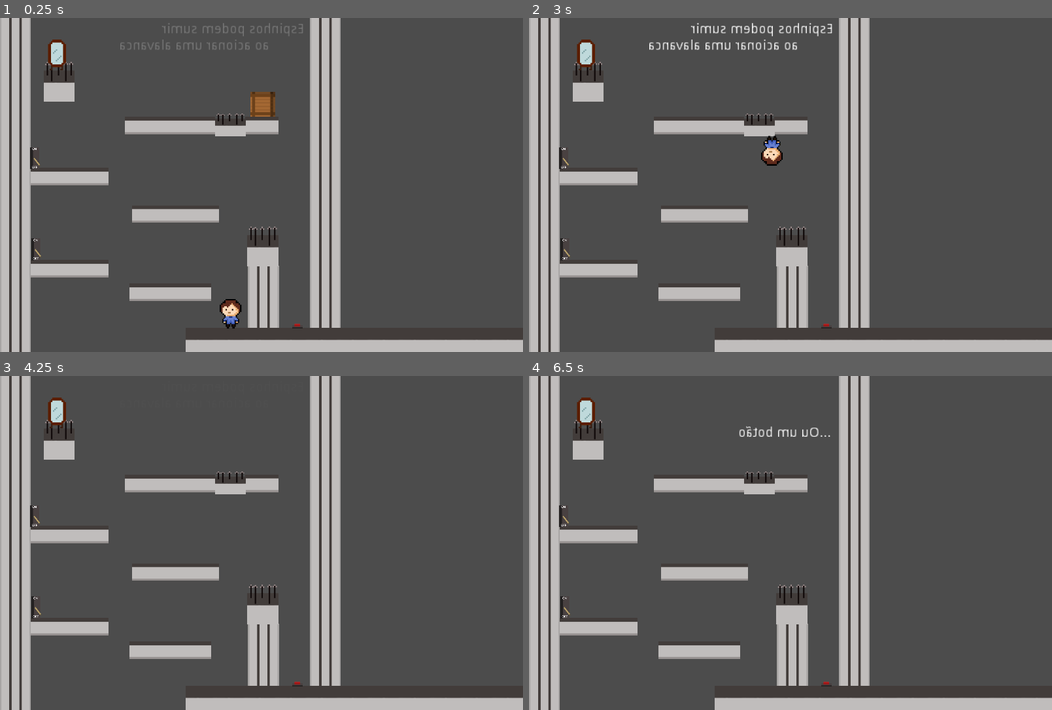
Above: before the commit, frames 1-4 (two rows, left to right).
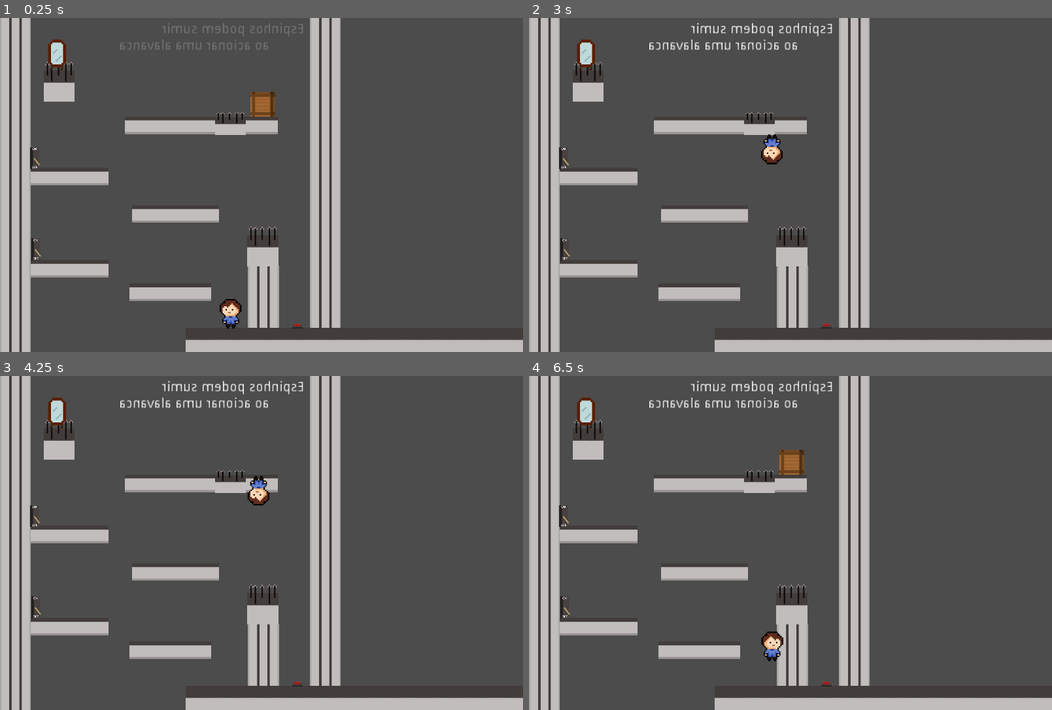
Above: after the commit, the same moments.

Repository: papukweh/Sohlepse
Game: Godot game, scene res://Stages/stage9.tscn
The game is run twice, just before and just after one commit, with the same random seed, the same clock (stepped at 60 frames per second) and the same inputs. This scene is started directly instead of the project's main scene.
Inputs:
- Up to frame 1 (0.25 s): no input
- Up to frame 2 (3 s): tap Enter (ui_accept) at 0.5 s; hold Right (move_right) 0.53-1.28 s; tap F (play) at 0.6, 1.55, 2.3 s; tap Up (jump) at 0.77, 1.52 s; hold Down (move_down) 1.28-2.03 s; tap H (change-h) at 1.35 s; hold Right (move_right) from 2.03 s (still down); tap V (change-v) at 2.1 s; tap E (interact) at 2.85 s
- Up to frame 3 (4.25 s): tap Up (jump) at 3.02, 3.77 s; tap F (play) at 3.05, 3.6 s; release Right (move_right) at 3.53 s; hold Left (move_left) from 3.53 s (still down)
- Up to frame 4 (6.5 s): tap G (record) at 4.35 s; tap Up (jump) at 4.52, 6.02 s; tap F (play) at 4.55, 5.1, 6.05 s; release Left (move_left) at 5.03 s; hold Down (move_down) 5.03-5.78 s; hold Right (move_right) from 5.78 s (still down); tap H (change-h) at 5.85 s

The runs differ from the first frame. In frame 1, 0.1% of the frame differs, in the area x 23-54%, y 28-36%; in frame 2, 0.3%; in frame 3, 1.0%; in frame 4, 1.6%, in the area x 23-58%, y 1-86%.

Commit message:
Realmente conserta botões.

Diff:
--- a/Sohlepse/Objects/ButtonInst.gd
+++ b/Sohlepse/Objects/ButtonInst.gd
@@ -21,8 +21,9 @@
 		cbody +=1
 		$AnimatedSprite.animation = "pressed"
 		$CollisionShape2D.disabled = true
-		activated = true
-		emit_signal("triggered")
+		if !activated:
+			activated = true
+			emit_signal("triggered")
 
 func _on_ButtonInst_out(body):
 	cbody -= 1
--- a/Sohlepse/Objects/MovingPlatform.tscn
+++ b/Sohlepse/Objects/MovingPlatform.tscn
@@ -8,7 +8,7 @@
 custom_solver_bias = 0.0
 extents = Vector2( 32.2953, 11.9587 )
 
-[node name="MovingPlatform" type="Node2D" index="0"]
+[node name="MovingPlatform" type="Node2D"]
 
 scale = Vector2( 1.5, 1 )
 script = ExtResource( 1 )
--- a/Sohlepse/Objects/Platform.tscn
+++ b/Sohlepse/Objects/Platform.tscn
@@ -13,7 +13,7 @@
 custom_solver_bias = 0.0
 extents = Vector2( 10.9849, 11.7475 )
 
-[node name="Platform" type="Area2D" index="0"]
+[node name="Platform" type="Area2D"]
 
 input_pickable = true
 gravity_vec = Vector2( 0, 1 )
--- a/Sohlepse/Stages/stage1.tscn
+++ b/Sohlepse/Stages/stage1.tscn
@@ -15,7 +15,7 @@
 [ext_resource path="res://Objects/Endgoal.tscn" type="PackedScene" id=13]
 [ext_resource path="res://Objects/EndgoalMirror.tscn" type="PackedScene" id=14]
 
-[node name="stage1" index="0" instance=ExtResource( 1 )]
+[node name="stage1" instance=ExtResource( 1 )]
 
 PLAYERS = 2
 MAX_CLONES = 0
--- a/Sohlepse/Stages/stage9.tscn
+++ b/Sohlepse/Stages/stage9.tscn
@@ -155,8 +155,6 @@
 
 [node name="Objects" type="Node" parent="Reality" index="0"]
 
-editor/display_folded = true
-
 [node name="Box" parent="Reality/Objects" index="0" instance=ExtResource( 4 )]
 
 position = Vector2( -542.231, 177.947 )
@@ -181,7 +179,7 @@
 
 [node name="Platform5" parent="Reality/Objects" index="4" instance=ExtResource( 5 )]
 
-position = Vector2( -351.183, 222.51 )
+position = Vector2( -351, 222 )
 scale = Vector2( 2.92051, 1.5 )
 _sections_unfolded = [ "Transform" ]
 
@@ -193,7 +191,7 @@
 
 [node name="Platform1" parent="Reality/Objects" index="6" instance=ExtResource( 5 )]
 
-position = Vector2( -540.365, 222.084 )
+position = Vector2( -539, 222 )
 scale = Vector2( 1.06805, 1.5 )
 _sections_unfolded = [ "Transform" ]
 
@@ -214,7 +212,7 @@
 "Lever2",
 ] instance=ExtResource( 6 )]
 
-position = Vector2( -475.609, 221.328 )
+position = Vector2( -475.609, 218.328 )
 scale = Vector2( 1, 0.726842 )
 begin = 1
 
@@ -241,7 +239,7 @@
 
 [node name="Platform1" parent="Mirror/Objects" index="0" instance=ExtResource( 5 )]
 
-position = Vector2( 540.365, 222.084 )
+position = Vector2( 539, 222 )
 scale = Vector2( 1.06805, 1.5 )
 _sections_unfolded = [ "Transform" ]
 
@@ -253,7 +251,7 @@
 
 [node name="Platform5" parent="Mirror/Objects" index="2" instance=ExtResource( 5 )]
 
-position = Vector2( 351.183, 222.51 )
+position = Vector2( 351, 222 )
 scale = Vector2( 2.92051, 1.5 )
 _sections_unfolded = [ "Transform" ]
 
@@ -281,40 +279,40 @@
 rotation = 3.14159
 scale = Vector2( 1, -1 )
 
-[node name="Thorns1" parent="Mirror" index="1" groups=[
-"Lever1",
+[node name="Thorns4" parent="Mirror" index="1" groups=[
+"Lever4",
 ] instance=ExtResource( 6 )]
 
 position = Vector2( 542.919, 471.935 )
 begin = 1
 
-[node name="Thorns2" parent="Mirror" index="2" groups=[
-"Lever2",
-] instance=ExtResource( 6 )]
-
-position = Vector2( 475.609, 221.328 )
+[node name="Thorns5" parent="Mirror" index="2" groups=[
+"Lever5",
+] instance=ExtResource( 6 )]
+
+position = Vector2( 475.609, 218.328 )
 scale = Vector2( 1, 0.726842 )
 begin = 1
 
-[node name="Button3" parent="Mirror" index="3" instance=ExtResource( 8 )]
+[node name="Button6" parent="Mirror" index="3" instance=ExtResource( 8 )]
 
 position = Vector2( 614.385, 638.833 )
 scale = Vector2( -1, 1 )
 _sections_unfolded = [ "Transform" ]
 
-[node name="Thorns3" parent="Mirror" index="4" groups=[
-"Button3",
+[node name="Thorns6" parent="Mirror" index="4" groups=[
+"Button6",
 ] instance=ExtResource( 6 )]
 
 position = Vector2( 122.394, 131.853 )
 begin = 1
 
-[node name="Lever2" parent="Mirror" index="5" instance=ExtResource( 7 )]
+[node name="Lever5" parent="Mirror" index="5" instance=ExtResource( 7 )]
 
 position = Vector2( 73.1035, 289.214 )
 _sections_unfolded = [ "Collision", "Transform" ]
 
-[node name="Lever1" parent="Mirror" index="6" instance=ExtResource( 7 )]
+[node name="Lever4" parent="Mirror" index="6" instance=ExtResource( 7 )]
 
 position = Vector2( 75.3749, 477.921 )
 _sections_unfolded = [ "Collision", "Transform", "Z Index" ]
